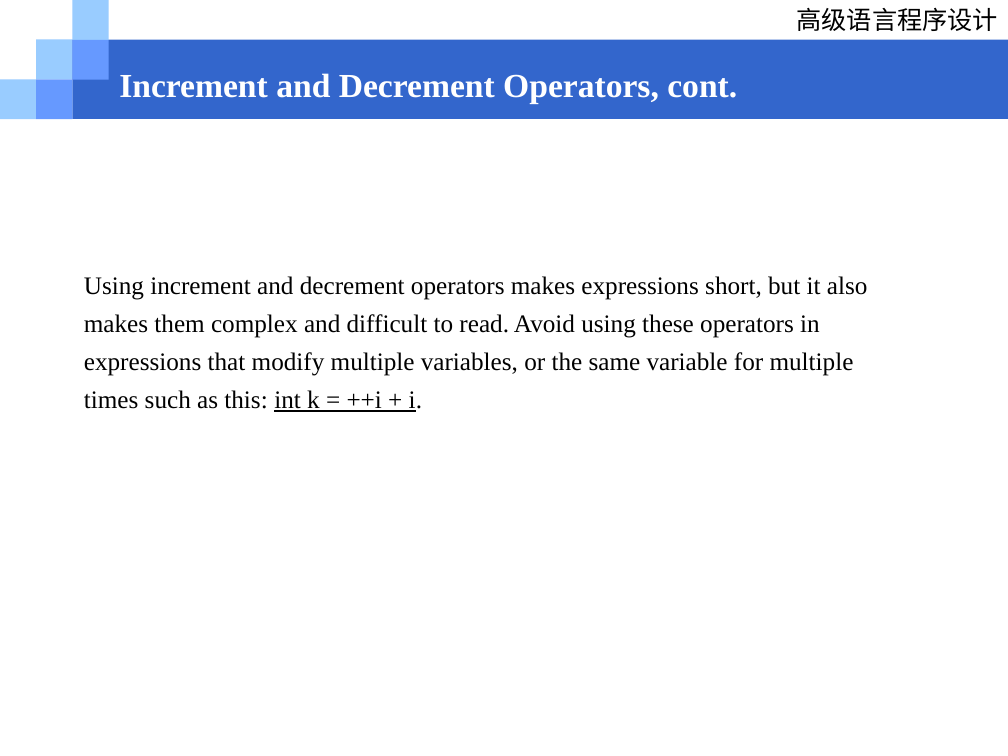
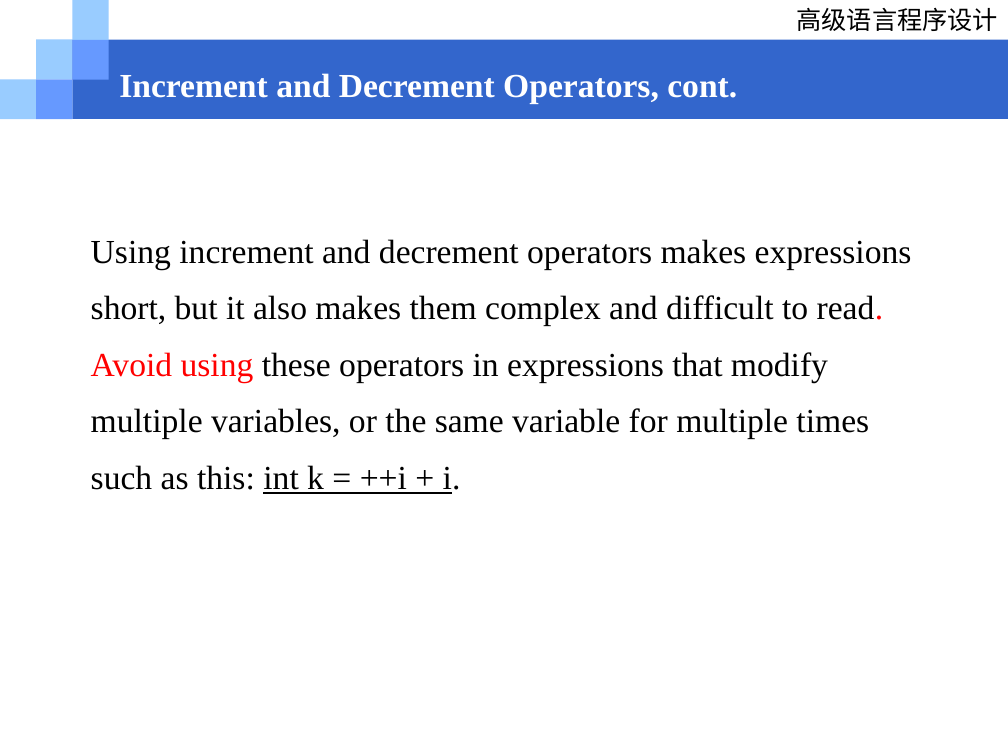
Before and after one commit to Love-Archetto/Tju-WA-Resources, a slide deck: slide 29 of 学术相关/程序设计/02_基础知识_发布版.ppt. Drawn at 1008x756 pixels with LibreOffice and Linux fonts; fonts in the diff are those of the drawing; background and template pictures are left out. Boxes give left, top, right and bottom in pixels: in the first picture for what was removed or moved away, otherwise in the second. Text is boxed around its words. In the diff, an @@ line names an element or a change of style, - is before the commit and + after.

```diff
--- a/学术相关/程序设计/02_基础知识_发布版.ppt
+++ b/学术相关/程序设计/02_基础知识_发布版.ppt
@@ text "Using increment and decrement operators ...": place and size @@
-text "Using increment and decrement operators ..." at bbox=[84, 276, 868, 412]
+text "Using increment and decrement operators ..." at bbox=[91, 239, 912, 494]
@@ text "Using increment and decrement operators ..." at bbox=[91, 239, 912, 494]: size 18 to 24 pt; text colour #000000 to #FF0000 in "read. Avoid using"; line spacing 27pt to 1.4; more space between paragraphs @@
```
Also in this commit, not shown: 10 other slides changed, 4 slides added, 2 other files.
